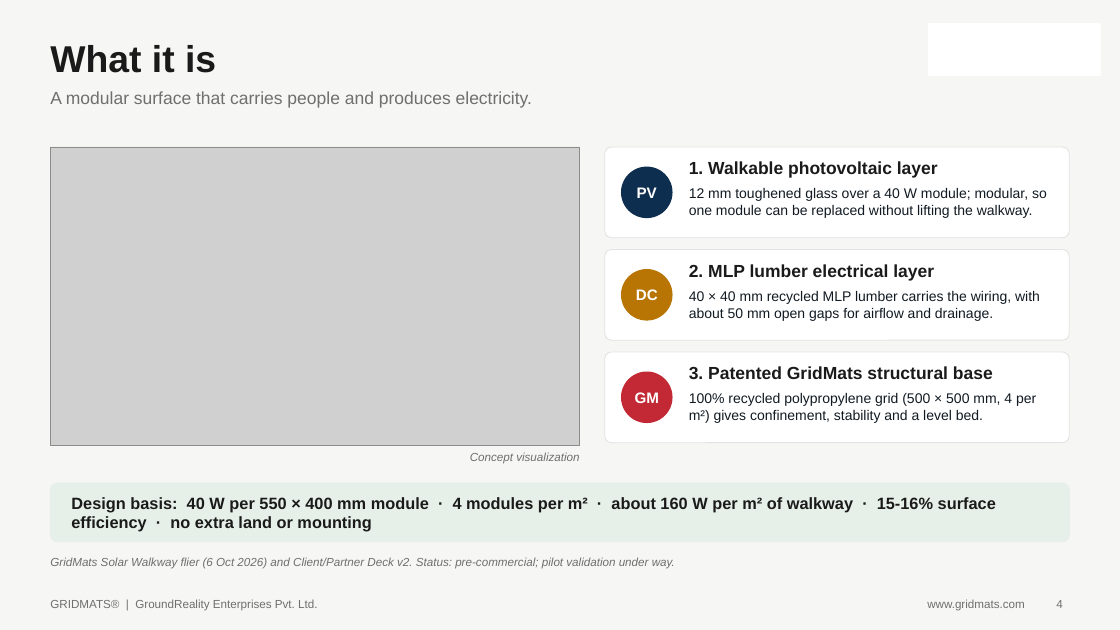
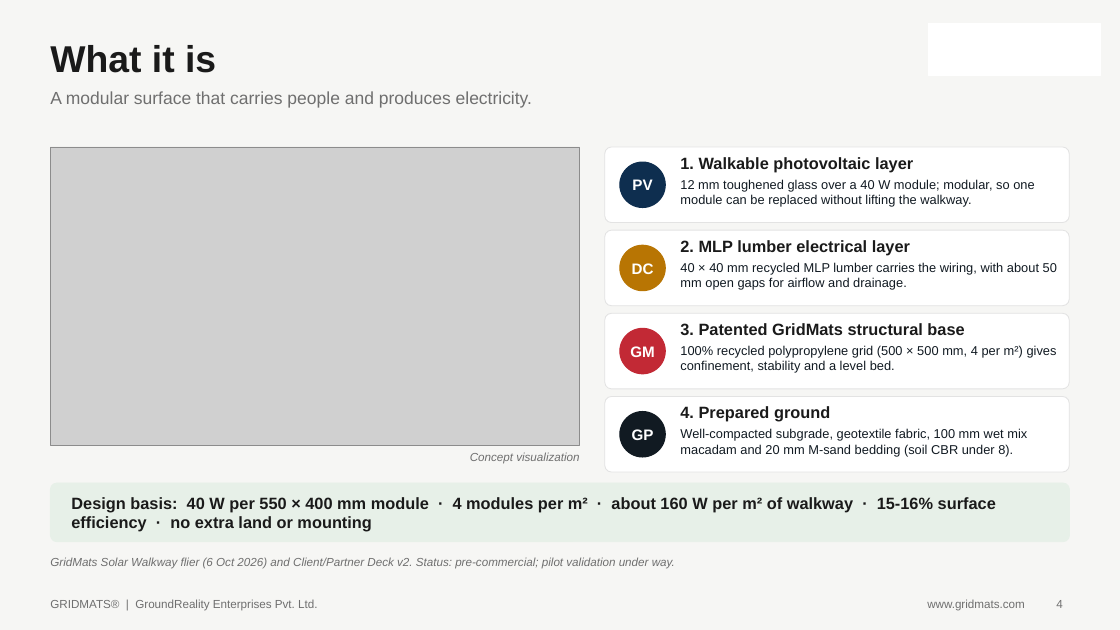
Before and after one commit to bprathap79/gridmats-monitor, a slide deck: slide 4 of solar-walkway-template/output/template/GridMats_Solar_Walkway_Proposal_TEMPLATE.pptx. Drawn at 1120x630 pixels with LibreOffice and Linux fonts; fonts in the diff are those of the drawing; grey boxes stand for pictures; background and template pictures are left out. Boxes give left, top, right and bottom in pixels: in the first picture for what was removed or moved away, otherwise in the second. Text is boxed around its words. In the diff, an @@ line names an element or a change of style, - is before the commit and + after.

```diff
--- a/solar-walkway-template/output/template/GridMats_Solar_Walkway_Proposal_TEMPLATE.pptx
+++ b/solar-walkway-template/output/template/GridMats_Solar_Walkway_Proposal_TEMPLATE.pptx
@@ rounded rectangle: place and size @@
-rounded rectangle at [605, 147, 1070, 238]
+rounded rectangle at [605, 147, 1070, 223]
@@ text "PV": place and size @@
-text "PV" at [637, 187, 657, 198]
+text "PV" at [632, 179, 652, 190]
@@ ellipse: place and size @@
-ellipse at [622, 167, 672, 218]
+ellipse at [620, 162, 665, 208]
@@ text "1. Walkable photovoltaic layer": place and size @@
-text "1. Walkable photovoltaic layer" at [689, 161, 938, 178]
+text "1. Walkable photovoltaic layer" at [680, 157, 913, 172]
@@ text "12 mm toughened glass over ...": place and size @@
-text "12 mm toughened glass over ..." at [689, 188, 1047, 218]
+text "12 mm toughened glass over ..." at [680, 179, 1034, 207]
@@ rounded rectangle: place and size @@
-rounded rectangle at [605, 250, 1070, 340]
+rounded rectangle at [605, 230, 1070, 306]
@@ text "2. MLP lumber electrical layer": place and size @@
-text "2. MLP lumber electrical layer" at [689, 264, 934, 281]
+text "2. MLP lumber electrical layer" at [680, 240, 910, 256]
@@ text "DC": place and size @@
-text "DC" at [636, 289, 658, 300]
+text "DC" at [632, 263, 654, 274]
@@ ellipse: place and size @@
-ellipse at [622, 270, 672, 320]
+ellipse at [620, 245, 665, 291]
@@ text "40 × 40 mm recycled ...": place and size @@
-text "40 × 40 mm recycled ..." at [689, 291, 1040, 321]
+text "40 × 40 mm recycled ..." at [680, 262, 1057, 290]
@@ rounded rectangle added at [605, 313, 1070, 389], fill #FFFFFF, outline #E3E3E3 0.75 pt @@
@@ text "GM": place and size @@
-text "GM" at [635, 392, 659, 403]
+text "GM" at [630, 346, 654, 357]
@@ ellipse: place and size @@
-ellipse at [622, 372, 672, 423]
+ellipse at [620, 329, 665, 374]
@@ size 15 to 14 pt in 3 elements at [680, 157, 913, 172], [680, 240, 910, 256], [680, 323, 964, 335] @@
@@ text "3. Patented GridMats structural base": place and size @@
-text "3. Patented GridMats structural base" at [689, 366, 993, 379]
+text "3. Patented GridMats structural base" at [680, 323, 964, 335]
@@ size 12 to 11 pt in 3 elements at [680, 179, 1034, 207], [680, 262, 1057, 290], [680, 345, 1057, 373] @@
@@ text "100% recycled polypropylene grid (500 ...": place and size @@
-text "100% recycled polypropylene grid (500 ..." at [689, 393, 1036, 423]
+text "100% recycled polypropylene grid (500 ..." at [680, 345, 1057, 373]
@@ proportions changed in 3 elements at [605, 147, 1070, 223], [605, 230, 1070, 306], [605, 397, 1070, 472] @@
@@ rounded rectangle: place and size @@
-rounded rectangle at [605, 352, 1070, 443]
+rounded rectangle at [605, 397, 1070, 472]
@@ ellipse added at [620, 412, 665, 457], fill #111A22, outline #111A22 1 pt @@
@@ text added at [680, 406, 830, 422], 14 pt, text #1A1A1A, bold @@
+4. Prepared ground
@@ text added at [632, 429, 654, 440], 13 pt, text #FFFFFF, bold @@
+GP
@@ text added at [680, 428, 1027, 457], 11 pt, text #111A22 @@
+Well-compacted subgrade, geotextile fabric, 100 mm wet mix macadam and 20 mm M-sand bedding (soil CBR under 8).
```
Also in this commit, not shown: 8 other slides changed, 9 other files.
